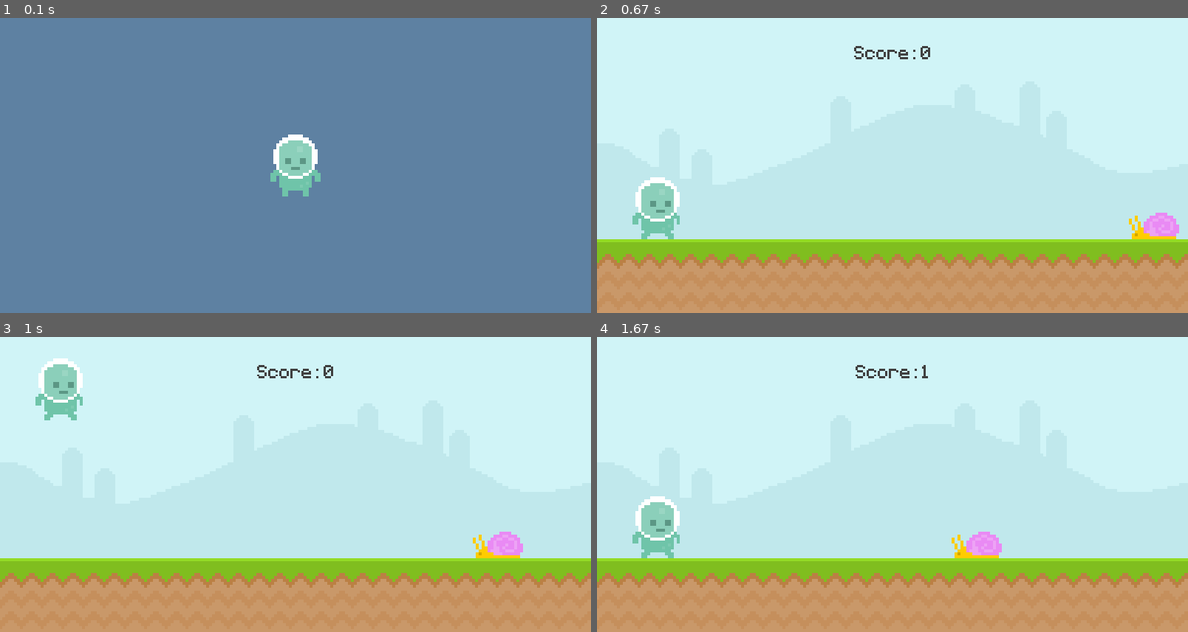
Above: before the commit, frames 1-4 (two rows, left to right).
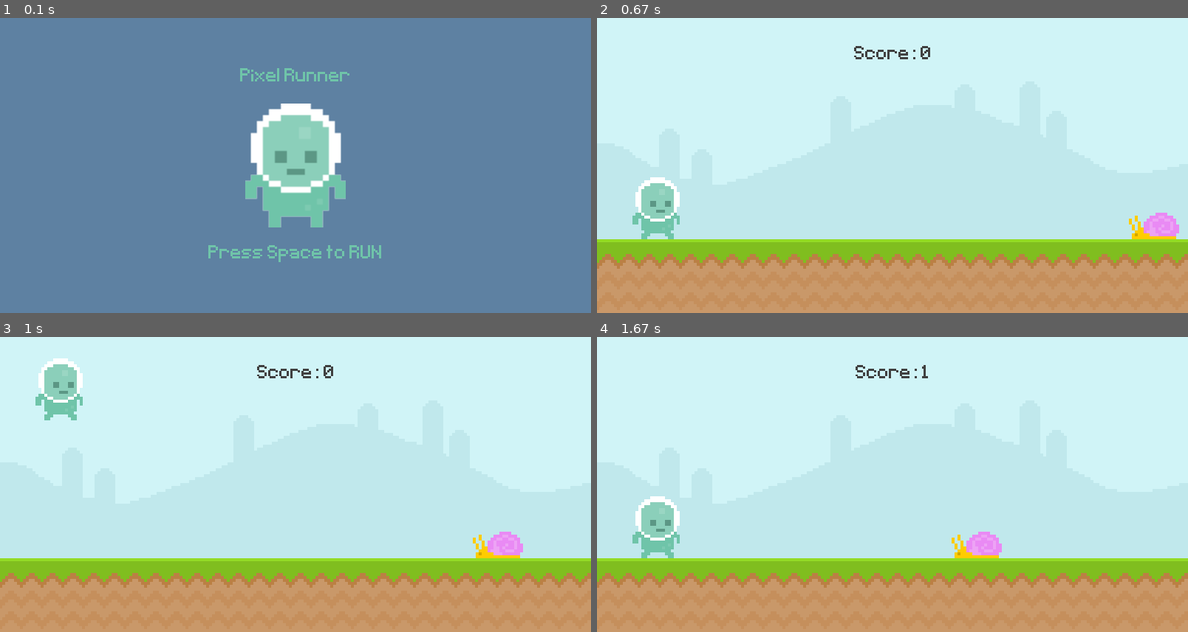
Above: after the commit, the same moments.

Repository: XxipeTotecs/PythonGame
Game: pygame game, started from index.py
Same seed, same stepped clock (60 frames per second), same inputs: the game is played once before the commit and once after it.
Inputs (mouse positions are in pixels of both pictures, inside the frame that each line leads up to):
- Up to frame 1 (0.1 s): no input
- Up to frame 2 (0.67 s): tap Space at 0.33 s
- Up to frame 3 (1 s): click (59, 525) at 0.72 s
- Up to frame 4 (1.67 s): no input

The runs differ from the first frame. In frame 1, 5.7% of the frame differs, in the area x 35-65%, y 17-83%; in frame 2, nothing differs; in frame 3, nothing differs; in frame 4, nothing differs.

Commit message:
atualizando tela inicial

Diff:
--- a/index.py
+++ b/index.py
@@ -40,9 +40,16 @@
 # Intro Screen
 
 player_stand = pygame.image.load(
-    'UltimatePygameIntro/graphics/Player/player_stand.png')
+    'UltimatePygameIntro/graphics/Player/player_stand.png').convert_alpha()
+player_stand = pygame.transform.rotozoom(player_stand, 0, 2)
 player_stand_rect = player_stand.get_rect(center=(400, 200))
 
+
+game_name = test_font.render('Pixel Runner', False, (111, 196, 169))
+game_name_retangulo = game_name.get_rect(center=(400, 80))
+
+game_message = test_font.render('Press Space to RUN', False, (111, 196, 169))
+game_message_rect = game_message.get_rect(center=(400, 320))
 
 while True:
     for event in pygame.event.get():
@@ -92,6 +99,8 @@
     else:
         screen.fill((94, 129, 162))
         screen.blit(player_stand, player_stand_rect)
+        screen.blit(game_name, game_name_retangulo)
+        screen.blit(game_message, game_message_rect)
 
     pygame.display.update()
     clock.tick(60)
